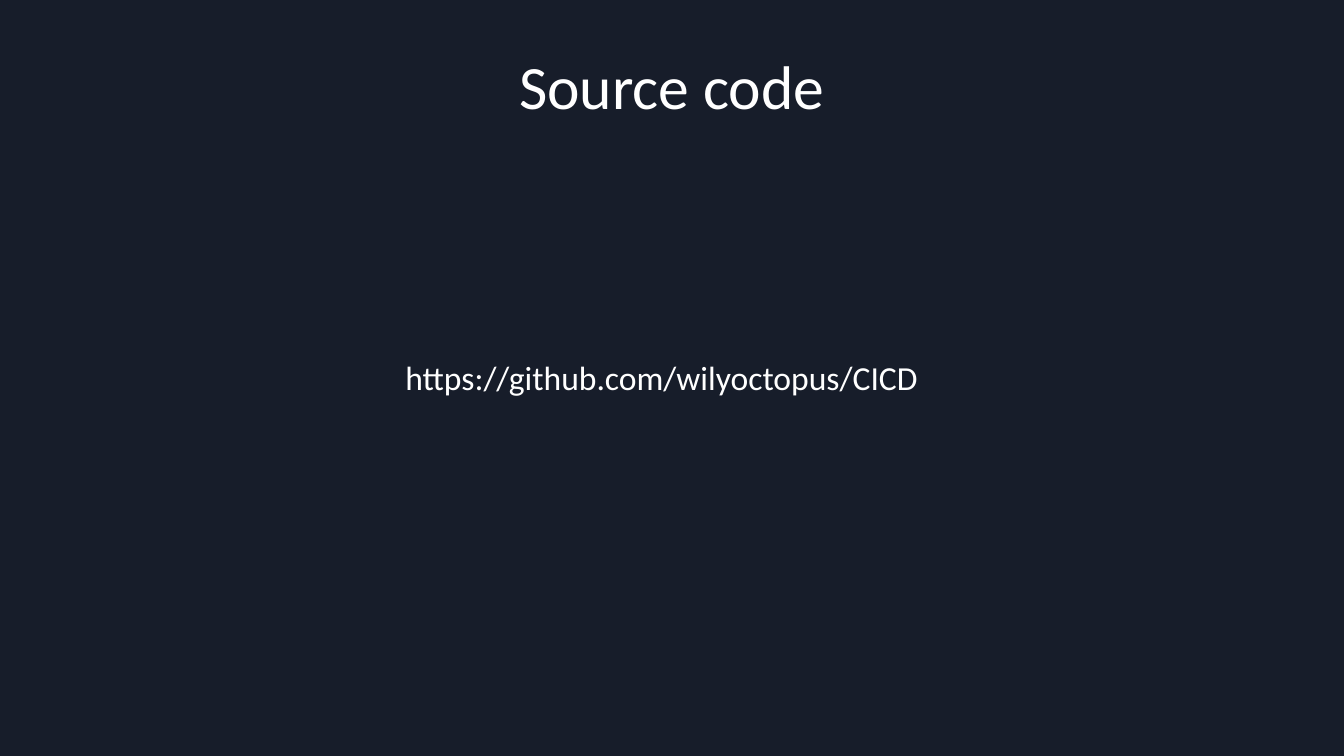
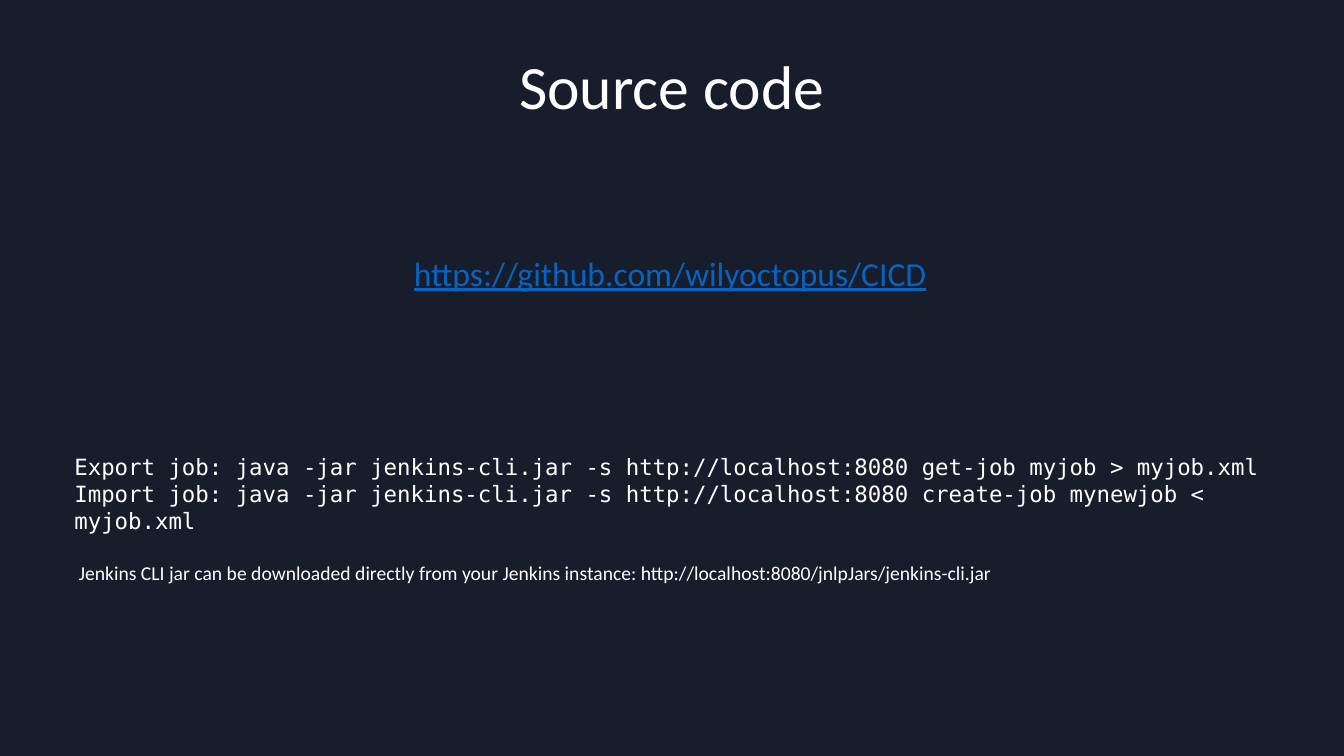
Before and after one commit to wilyoctopus/CICD, a slide deck: slide 16 of CICD.pptx (slide 15 before the commit). Drawn at 1344x756 pixels with LibreOffice and Linux fonts; fonts in the diff are those of the drawing. Boxes give left, top, right and bottom in pixels: in the first picture for what was removed or moved away, otherwise in the second. Text is boxed around its words. In the diff, an @@ line names an element or a change of style, - is before the commit and + after.

Commit message:
Add jenkins job definitions

```diff
--- a/CICD.pptx
+++ b/CICD.pptx
@@ text "https://github.com/wilyoctopus/CICD": place and size @@
-text "https://github.com/wilyoctopus/CICD" at <box>405,366,917,396</box>
+text "https://github.com/wilyoctopus/CICD" at <box>414,262,926,292</box>
@@ text "https://github.com/wilyoctopus/CICD" at <box>414,262,926,292</box>: text colour #FFFFFF to #0563C1, underline on @@
@@ text added at <box>74,458,1258,584</box>, 16 pt, text #FFFFFF @@
+Export job: java -jar jenkins-cli.jar -s http://localhost:8080 get-job myjob > myjob.xml
+Import job: java -jar jenkins-cli.jar -s http://localhost:8080 create-job mynewjob < myjob.xml
+Jenkins CLI jar can be downloaded directly from your Jenkins instance: http://localhost:8080/jnlpJars/jenkins-cli.jar
```
Also in this commit, not shown: 1 other slide changed, 1 slide added, 6 other files.
